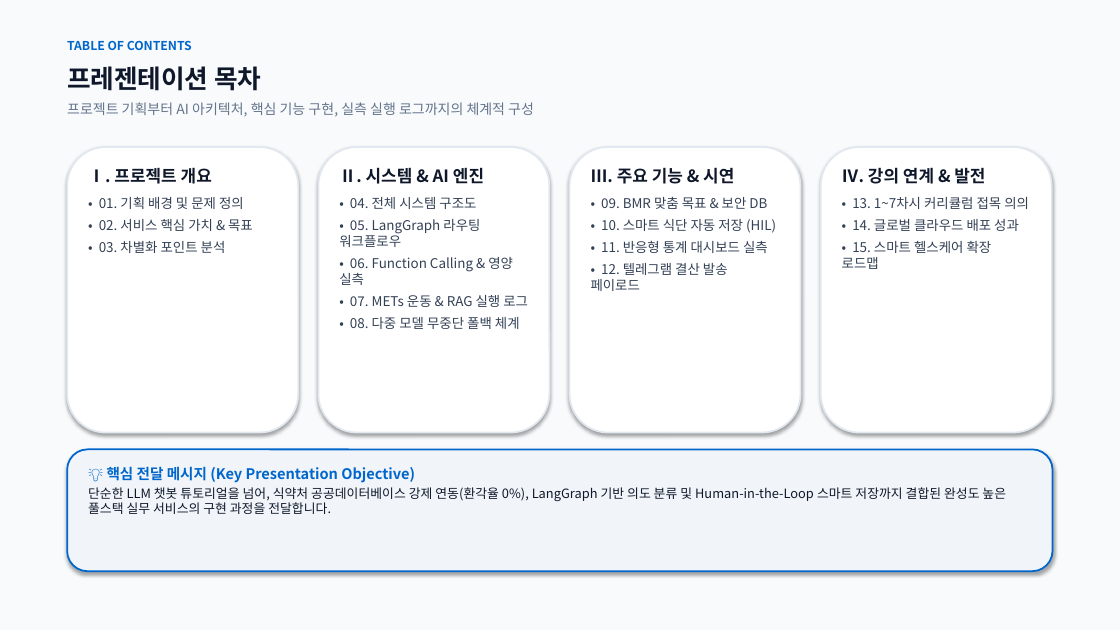
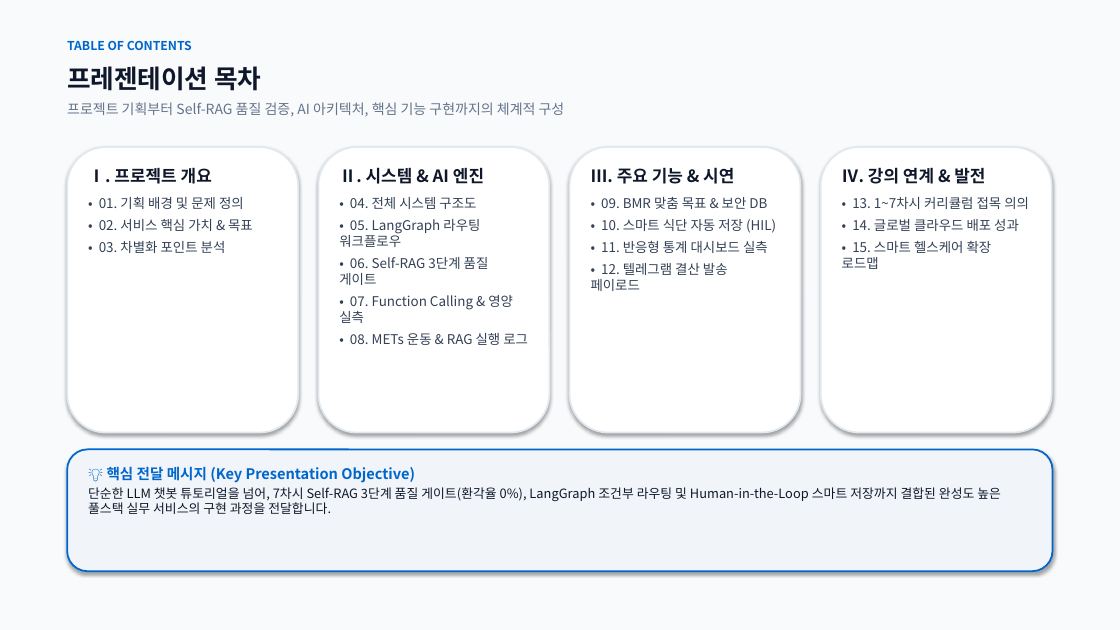
Before and after one commit to rye6837-web/impossible_to_get_lost_my_weight, a slide deck: slide 2 of AI_Diet_Coach_Presentation.pptx. Drawn at 1120x630 pixels with LibreOffice and Linux fonts; fonts in the diff are those of the drawing. Boxes give left, top, right and bottom in pixels: in the first picture for what was removed or moved away, otherwise in the second. Text is boxed around its words. In the diff, an @@ line names an element or a change of style, - is before the commit and + after.

```diff
--- a/AI_Diet_Coach_Presentation.pptx
+++ b/AI_Diet_Coach_Presentation.pptx
@@ text at bbox=[67, 102, 565, 117]: text changed @@
-프로젝트 기획부터 AI 아키텍처, 핵심 기능 구현, 실측 실행 로그까지의 체계적 구성
+프로젝트 기획부터 Self-RAG 품질 검증, AI 아키텍처, 핵심 기능 구현까지의 체계적 구성
@@ text at bbox=[339, 257, 528, 345]: text changed @@
-• 06. Function Calling & 영양 실측
-• 07. METs 운동 & RAG 실행 로그
-• 08. 다중 모델 무중단 폴백 체계
+• 06. Self-RAG 3단계 품질 게이트
+• 07. Function Calling & 영양 실측
+• 08. METs 운동 & RAG 실행 로그
@@ text at bbox=[88, 487, 1001, 514]: text changed @@
-단순한 LLM 챗봇 튜토리얼을 넘어, 식약처 공공데이터베이스 강제 연동(환각율 0%), LangGraph 기반 의도 분류 및 Human-in-the-Loop 스마트 저장까지 결합된 완성도 높은 풀스택 실무 서비스의 구현 과정을 전달합니다.
+단순한 LLM 챗봇 튜토리얼을 넘어, 7차시 Self-RAG 3단계 품질 게이트(환각율 0%), LangGraph 조건부 라우팅 및 Human-in-the-Loop 스마트 저장까지 결합된 완성도 높은 풀스택 실무 서비스의 구현 과정을 전달합니다.
```
Also in this commit, not shown: 8 other slides changed, 1 slide added, 1 other file.
